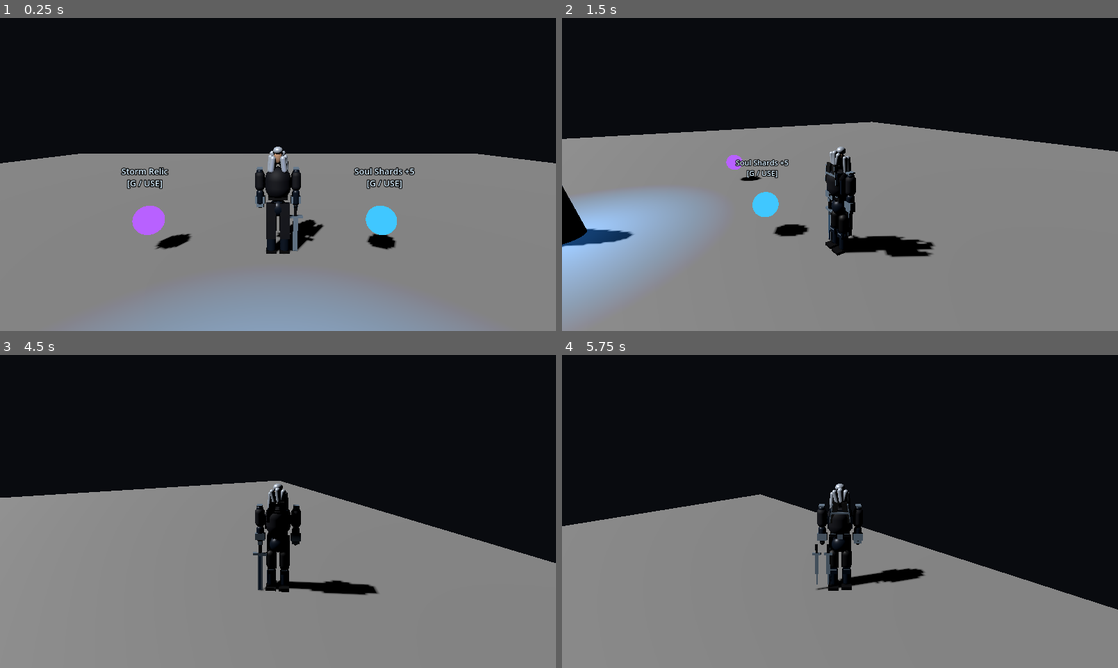
Above: before the commit, frames 1-4 (two rows, left to right).
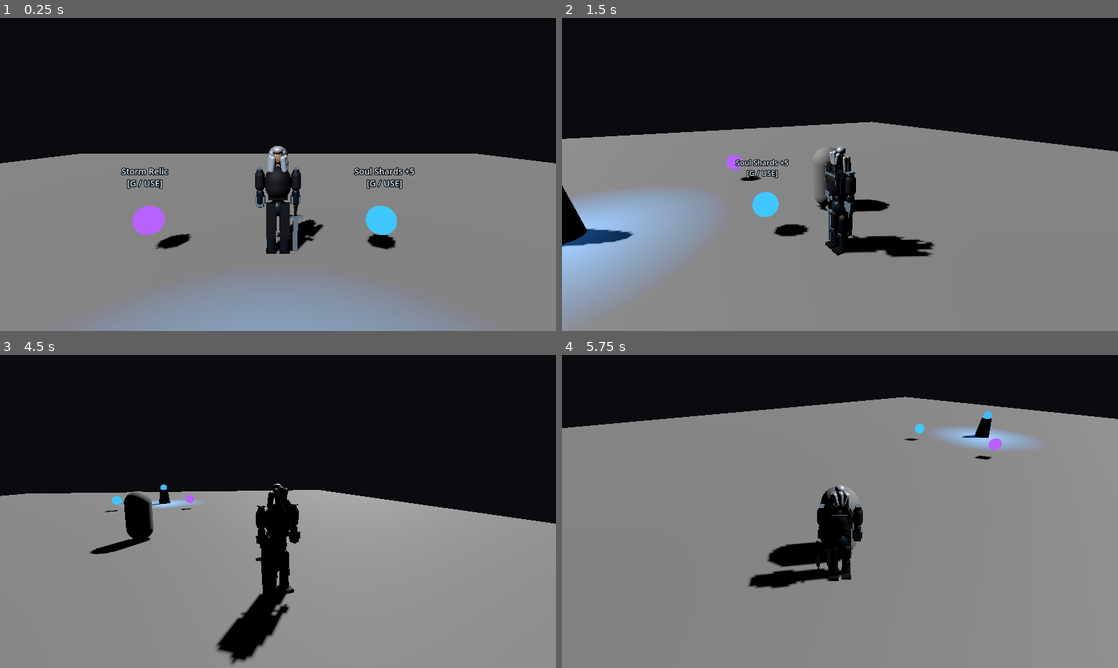
Above: after the commit, the same moments.

Repository: rilldudexs-glitch/Aetherion-wrath-of-fallen-angel
Game: Godot game, scene res://scenes/main.tscn
The game is run twice, just before and just after one commit, with the same random seed, the same clock (stepped at 60 frames per second) and the same inputs.
Inputs (mouse positions are in pixels of both pictures, inside the frame that each line leads up to):
- Up to frame 1 (0.25 s): no input
- Up to frame 2 (1.5 s): tap Enter at 0.5 s; move the mouse to (962, 158) at 0.52 s; hold D (move_right) 0.53-1.28 s; tap R (cycle_element) at 0.6 s; click (962, 158) at 0.67 s; move the mouse to (812, 174) at 1.27 s; hold W (move_forward) from 1.28 s (still down); tap Space (dodge) at 1.35 s
- Up to frame 3 (4.5 s): keep holding W (move_forward); move the mouse to (289, 505) at 2.02 s; tap one key every 0.75 s from 2.1 s: K (heavy_attack) G (interact) J (light_attack) Q (lock_on); move the mouse to (272, 517) at 2.77 s; click (272, 517) at 2.92 s; move the mouse to (316, 514) at 3.52 s; move the mouse to (233, 508) at 4.27 s
- Up to frame 4 (5.75 s): keep holding W (move_forward); move the mouse to (845, 511) at 5.02 s; tap E (switch_weapon) at 5.1 s; click (845, 511) at 5.17 s

The runs differ from the first frame. In frame 1, less than 0.1% of the frame differs, in the area x 48-52%, y 40-44%; in frame 2, 0.5%; in frame 3, 9.7%; in frame 4, 42%, in the area x 0-100%, y 13-82%.

Commit message:
Fix enemy scene resource declaration order

Diff:
--- a/scenes/enemies/enemy_base.tscn
+++ b/scenes/enemies/enemy_base.tscn
@@ -11,6 +11,15 @@
 radius = 0.42
 height = 1.7
 
+[sub_resource type="TorusMesh" id="TorusMesh_telegraph"]
+inner_radius = 0.72
+outer_radius = 0.9
+
+[sub_resource type="StandardMaterial3D" id="Material_telegraph"]
+transparency = 1
+shading_mode = 0
+albedo_color = Color(0.95, 0.08, 0.035, 0.38)
+
 [node name="EnemyBase" type="CharacterBody3D"]
 script = ExtResource("1_enemy")
 
@@ -22,16 +31,6 @@
 position = Vector3(0, 0.85, 0)
 mesh = SubResource("CapsuleMesh_enemy")
 
-
-[sub_resource type="TorusMesh" id="TorusMesh_telegraph"]
-inner_radius = 0.72
-outer_radius = 0.9
-
-[sub_resource type="StandardMaterial3D" id="Material_telegraph"]
-transparency = 1
-shading_mode = 0
-albedo_color = Color(0.95, 0.08, 0.035, 0.38)
-
 [node name="AttackTelegraph" type="MeshInstance3D" parent="."]
 position = Vector3(0, 0.06, 0)
 rotation_degrees = Vector3(90, 0, 0)
